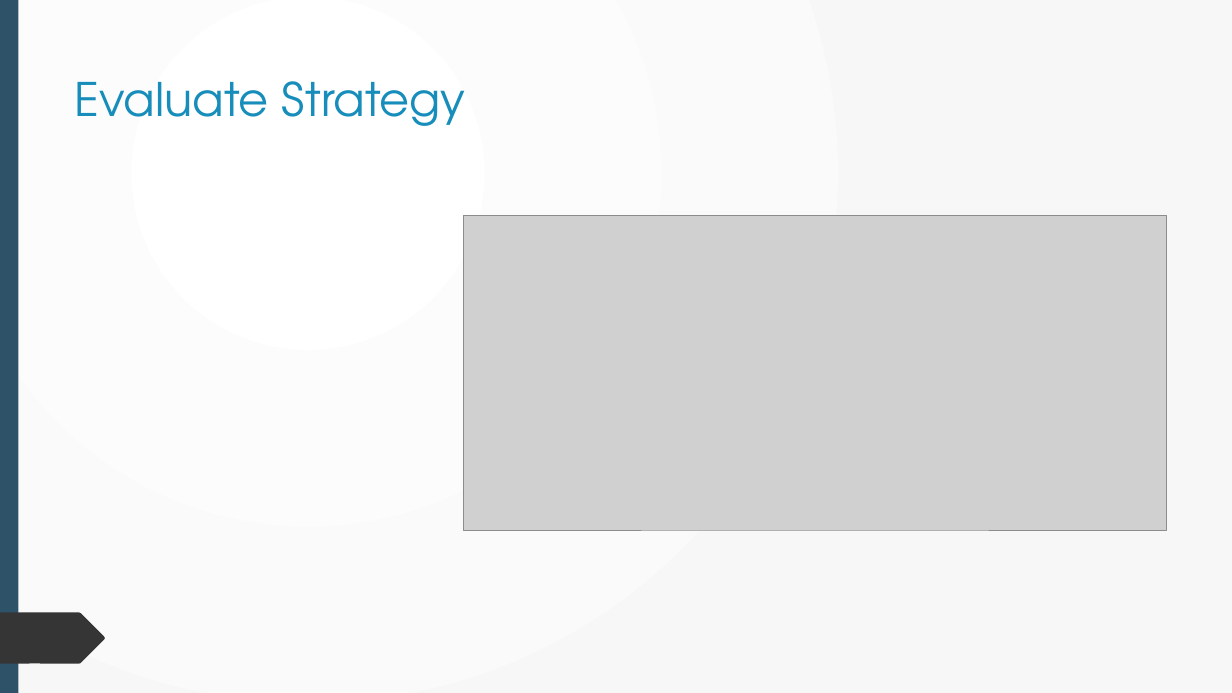
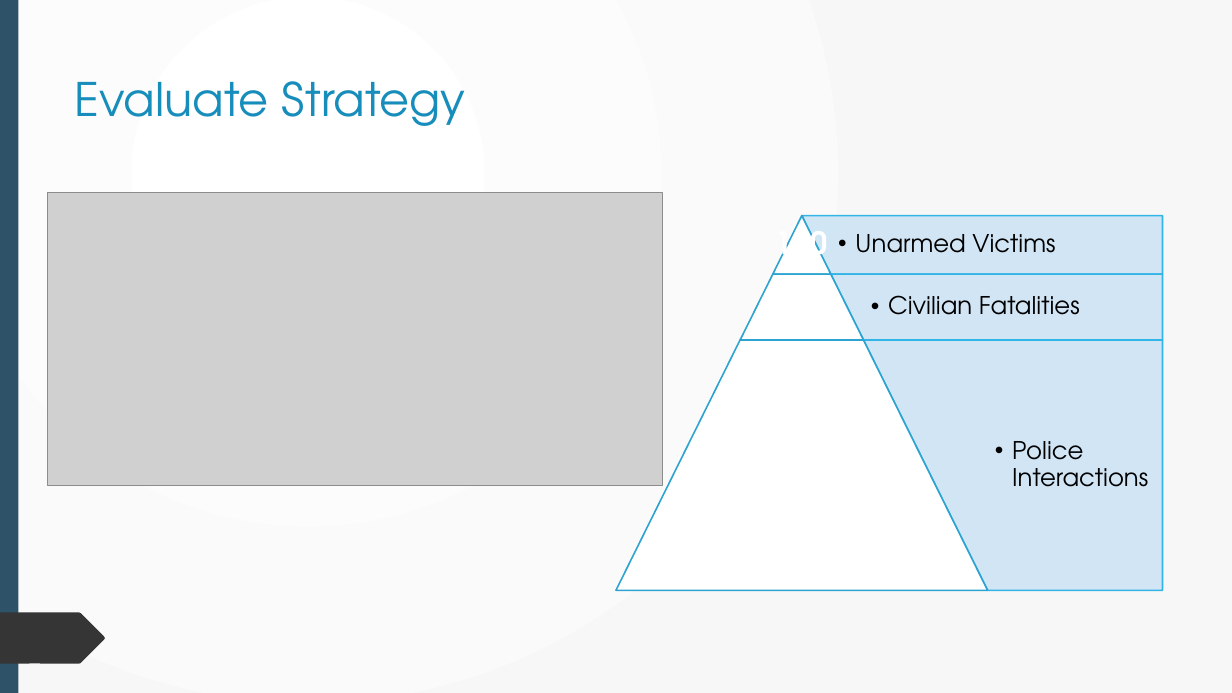
Before and after one commit to dr-natetorious/TIM-7101-Statistics, a slide deck: slide 13 of Section_3_Mgmt_Informed/Week8_Presentation/BachmeierNTIM7101-8.pptx (slide 14 before the commit). Drawn at 1232x693 pixels with LibreOffice and Linux fonts; fonts in the diff are those of the drawing; grey boxes stand for pictures. Boxes give left, top, right and bottom in pixels: in the first picture for what was removed or moved away, otherwise in the second. Text is boxed around its words. In the diff, an @@ line names an element or a change of style, - is before the commit and + after.

```diff
--- a/Section_3_Mgmt_Informed/Week8_Presentation/BachmeierNTIM7101-8.pptx
+++ b/Section_3_Mgmt_Informed/Week8_Presentation/BachmeierNTIM7101-8.pptx
@@ picture added at [48,192,663,486] @@
@@ picture removed at [464,215,1166,530] @@
@@ group added at [616,215,1164,591]: 5 texts, 3 non isosceles trapezoids, 3 trapezoids @@
+  • Unarmed Victims
+120
+  • Civilian Fatalities
+1000
+  • Police Interactions
@@ freeform shape removed at [51,415,59,467] @@
```
Also in this commit, not shown: 3 other slides changed, 1 slide removed.
